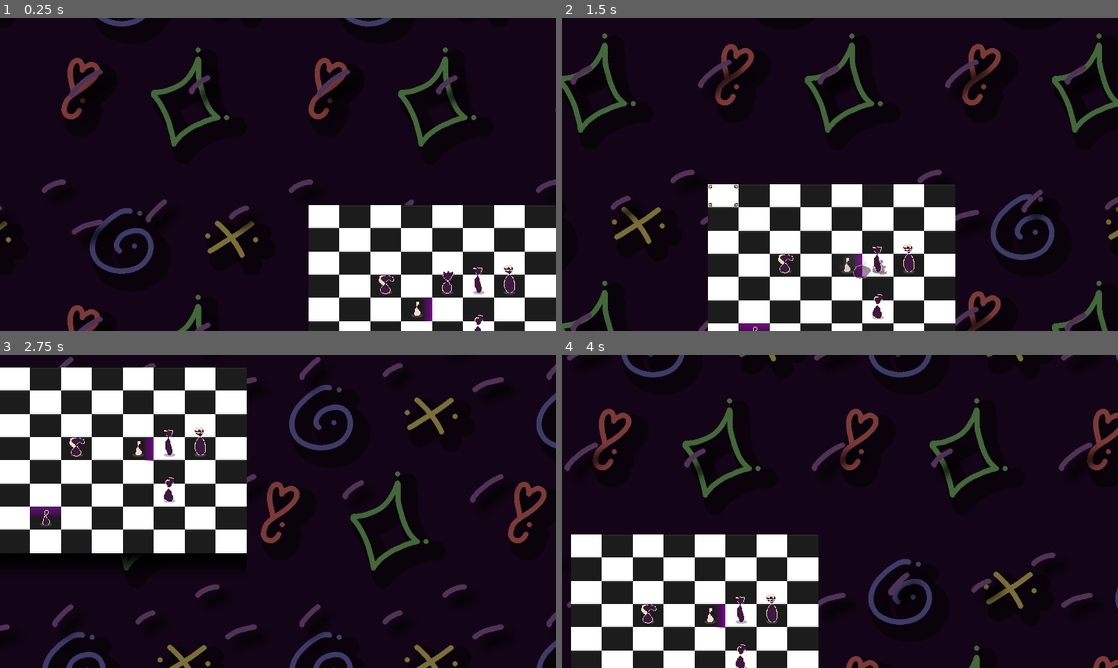
Above: before the commit, frames 1-4 (two rows, left to right).
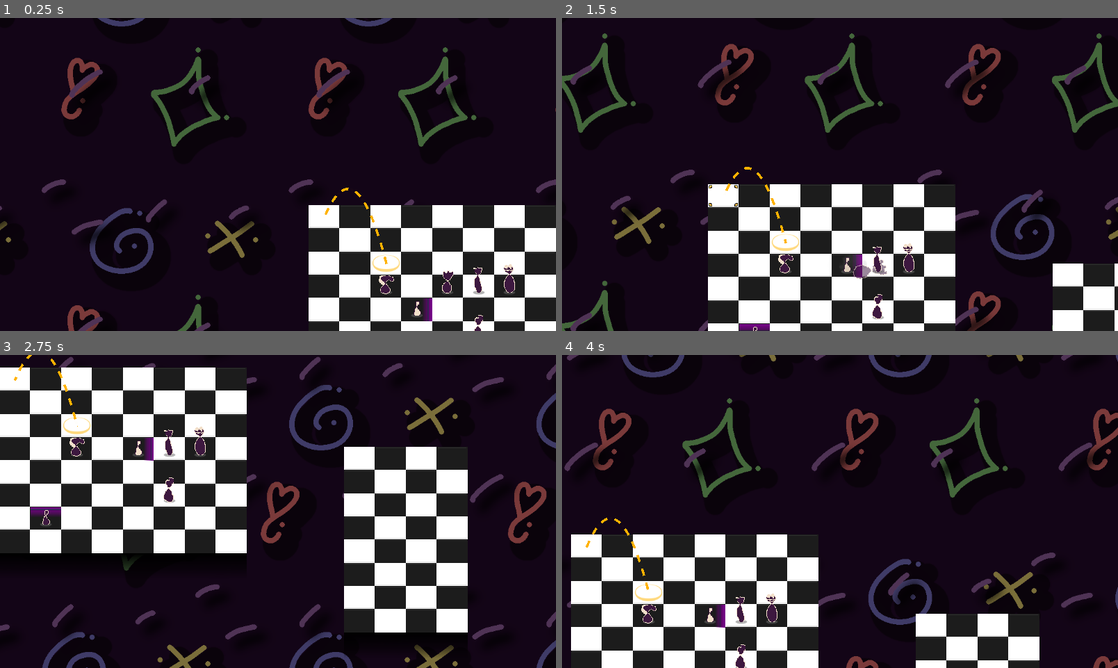
Above: after the commit, the same moments.

Repository: IAmNotIsaac/gwj-73
Game: Godot game, scene res://scenes/world.tscn
Same seed, same stepped clock (60 frames per second), same inputs: the game is played once before the commit and once after it.
Inputs (mouse positions are in pixels of both pictures, inside the frame that each line leads up to):
- Up to frame 1 (0.25 s): no input
- Up to frame 2 (1.5 s): tap Enter (ui_accept) at 0.5, 0.77 s; move the mouse to (873, 205) at 0.52 s; hold D (move_right) 0.53-1.28 s; click (873, 205) at 0.67 s; move the mouse to (728, 190) at 1.27 s; hold S (move_down) from 1.28 s (still down)
- Up to frame 3 (2.75 s): tap Enter (ui_accept) at 1.52 s; move the mouse to (333, 442) at 2.02 s; release S (move_down) at 2.03 s; hold D (move_right) from 2.03 s (still down)
- Up to frame 4 (4 s): move the mouse to (812, 574) at 2.77 s; release D (move_right) at 2.78 s; hold W (move_up) 2.78-3.53 s; click (812, 574) at 2.92 s; tap Enter (ui_accept) at 3.02, 3.77 s; move the mouse to (1006, 558) at 3.52 s; hold A (move_left) from 3.53 s (still down)

The runs differ from the first frame. In frame 1, 0.2% of the frame differs, in the area x 58-72%, y 54-82%; in frame 2, 1.9%; in frame 3, 8.8%, in the area x 2-85%, y 0-96%; in frame 4, 2.5%.

Commit message:
create board interface

Diff:
--- /dev/null
+++ b/assets/textures/interface_land.svg
@@ -0,0 +1,65 @@
+<?xml version="1.0" encoding="UTF-8" standalone="no"?>
+<!-- Created with Inkscape (http://www.inkscape.org/) -->
+
+<svg
+   width="64"
+   height="48"
+   viewBox="0 0 16.933333 12.7"
+   version="1.1"
+   id="svg1"
+   inkscape:version="1.3.2 (091e20ef0f, 2023-11-25)"
+   sodipodi:docname="interface_land.svg"
+   xmlns:inkscape="http://www.inkscape.org/namespaces/inkscape"
+   xmlns:sodipodi="http://sodipodi.sourceforge.net/DTD/sodipodi-0.dtd"
+   xmlns="http://www.w3.org/2000/svg"
+   xmlns:svg="http://www.w3.org/2000/svg">
+  <sodipodi:namedview
+     id="namedview1"
+     pagecolor="#505050"
+     bordercolor="#eeeeee"
+     borderopacity="1"
+     inkscape:showpageshadow="0"
+     inkscape:pageopacity="0"
+     inkscape:pagecheckerboard="0"
+     inkscape:deskcolor="#505050"
+     inkscape:document-units="mm"
+     showgrid="true"
+     inkscape:zoom="12.072839"
+     inkscape:cx="32.593824"
+     inkscape:cy="28.535126"
+     inkscape:window-width="1920"
+     inkscape:window-height="1095"
+     inkscape:window-x="0"
+     inkscape:window-y="0"
+     inkscape:window-maximized="1"
+     inkscape:current-layer="layer1">
+    <inkscape:grid
+       id="grid1"
+       units="mm"
+       originx="0"
+       originy="0"
+       spacingx="0.125"
+       spacingy="0.125"
+       empcolor="#0099e5"
+       empopacity="0.30196078"
+       color="#0099e5"
+       opacity="0.14901961"
+       empspacing="5"
+       dotted="false"
+       gridanglex="30"
+       gridanglez="30"
+       visible="true" />
+  </sodipodi:namedview>
+  <defs
+     id="defs1" />
+  <g
+     inkscape:label="Layer 1"
+     inkscape:groupmode="layer"
+     id="layer1">
+    <path
+       id="path1"
+       style="fill:#ffb300;fill-opacity:0.501961;stroke-width:0.264583;stroke-linecap:round;stroke-linejoin:bevel"
+       d="M 8.5002563,1.75 C 4.3580379,1.7498715 0.99999714,3.2123732 0.99993896,6.25 0.99999747,9.2876267 4.3580381,11.000129 8.5002563,11 12.642273,10.999919 15.999998,9.2874787 16.000057,6.25 15.999999,3.2125211 12.642273,1.7500807 8.5002563,1.75 Z m 0,0.125 C 12.090044,1.8750529 15.499987,3.5147623 15.5,6 15.499987,8.4852375 12.090044,9.5000854 8.5002563,9.5001383 4.9102671,9.5002833 1.5000133,8.4853772 1.5,6 1.5000129,3.5146226 4.9102668,1.8748553 8.5002563,1.875 Z"
+       sodipodi:nodetypes="cccccccccc" />
+  </g>
+</svg>
--- /dev/null
+++ b/scenes/instantiables/board_interface.gd
@@ -0,0 +1,63 @@
+@tool
+extends Node
+
+
+@export var grid_position: Vector2i:
+	set(v):
+		grid_position = v
+		_update_parabola()
+@export_subgroup("to_")
+@export var to_board: Board:
+	set(v):
+		to_board = v
+		_update_parabola()
+@export var to_grid_position: Vector2i:
+	set(v):
+		to_grid_position = v
+		_update_parabola()
+
+var _unlocked := false
+
+@onready var _parabola := $ParabolaLine2D
+@onready var _line_back := $LineBack
+@onready var _line_active := $LineActive
+@onready var _land := $InterfaceLand
+
+
+func _ready() -> void:
+	_update_parabola()
+
+
+func _enter_tree() -> void:
+	_update_parabola()
+
+
+func _update_parabola() -> void:
+	if not is_node_ready():
+		await ready
+
+	if get_parent() is not Board:
+		printerr("BoardInterface expects parent to be a Board")
+		return
+
+	var ts := Vector2(Board.TILE_WIDTH, Board.TILE_HEIGHT)
+	var from: Vector2 = get_parent().position + Vector2(grid_position) * ts + ts * 0.5
+	var to: Vector2 = to_board.position + Vector2(to_grid_position) * ts + ts * 0.5
+	to -= from
+
+	_parabola.position = from
+	_parabola.target_position = to
+	_line_back.position = from
+	_line_active.position = from
+	_land.position = from + to
+
+
+func unlock() -> void:
+	if _unlocked:
+		return
+	_unlocked = true
+
+	for p in _parabola._line.points:
+		_line_back.add_point(p)
+		_line_active.add_point(p)
+		await get_tree().create_timer(0.005).timeout
--- /dev/null
+++ b/scenes/instantiables/board_interface.tscn
@@ -0,0 +1,56 @@
+[gd_scene load_steps=11 format=3 uid="uid://drcui3tw3c1k"]
+
+[ext_resource type="Script" path="res://scenes/instantiables/board_interface.gd" id="1_nn17t"]
+[ext_resource type="Shader" path="res://shaders/uv_cycler.gdshader" id="2_1ay55"]
+[ext_resource type="Script" path="res://src/parabola_line.gd" id="2_ak216"]
+[ext_resource type="Shader" path="res://shaders/color_cycler.gdshader" id="2_ndiio"]
+[ext_resource type="Texture2D" uid="uid://biff00oindb7a" path="res://assets/textures/dash_1_1.png" id="3_um7py"]
+[ext_resource type="Texture2D" uid="uid://c2ydygtoe4j3s" path="res://assets/textures/interface_land.svg" id="5_doa8v"]
+
+[sub_resource type="Gradient" id="Gradient_yj2t3"]
+offsets = PackedFloat32Array(0, 0.5, 1)
+colors = PackedColorArray(0.77084, 0.770839, 0.770839, 1, 0.129558, 0.129559, 0.129558, 1, 0.772549, 0.772549, 0.772549, 1)
+
+[sub_resource type="GradientTexture2D" id="GradientTexture2D_7ykyr"]
+gradient = SubResource("Gradient_yj2t3")
+
+[sub_resource type="ShaderMaterial" id="ShaderMaterial_3iudn"]
+shader = ExtResource("2_ndiio")
+shader_parameter/direction = Vector2(1, 1)
+shader_parameter/tex = SubResource("GradientTexture2D_7ykyr")
+
+[sub_resource type="ShaderMaterial" id="ShaderMaterial_3omb4"]
+shader = ExtResource("2_1ay55")
+shader_parameter/color = Color(1, 0.7, 0, 1)
+shader_parameter/direction = Vector2(1, 1)
+
+[node name="BoardInterface" type="Node"]
+script = ExtResource("1_nn17t")
+
+[node name="LineBack" type="Line2D" parent="."]
+material = SubResource("ShaderMaterial_3iudn")
+width = 9.0
+begin_cap_mode = 2
+end_cap_mode = 2
+
+[node name="LineActive" type="Line2D" parent="."]
+width = 4.0
+default_color = Color(0.716152, 0, 0.374822, 1)
+begin_cap_mode = 2
+end_cap_mode = 2
+
+[node name="ParabolaLine2D" type="Node2D" parent="."]
+texture_filter = 1
+texture_repeat = 2
+material = SubResource("ShaderMaterial_3omb4")
+script = ExtResource("2_ak216")
+target_position = Vector2(500, 0)
+amplitude = 100.0
+detail = 50
+width = 5.0
+texture = ExtResource("3_um7py")
+begin_cap_mode = 2
+end_cap_mode = 2
+
+[node name="InterfaceLand" type="Sprite2D" parent="."]
+texture = ExtResource("5_doa8v")
--- a/scenes/world.tscn
+++ b/scenes/world.tscn
@@ -6,6 +6,7 @@
 [ext_resource type="Script" path="res://src/board.gd" id="2_qor4q"]
 [ext_resource type="Script" path="res://src/ai_controller.gd" id="5_pufvl"]
 [ext_resource type="Script" path="res://src/turn_manager.gd" id="6_vm1tm"]
+[ext_resource type="PackedScene" uid="uid://drcui3tw3c1k" path="res://scenes/instantiables/board_interface.tscn" id="7_mg0yf"]
 
 [node name="World" type="Node2D"]
 y_sort_enabled = true
@@ -26,6 +27,10 @@
 [node name="Board" type="Node2D" parent="."]
 position = Vector2(64, 64)
 script = ExtResource("2_qor4q")
+
+[node name="BoardInterface" parent="Board" node_paths=PackedStringArray("to_board") instance=ExtResource("7_mg0yf")]
+to_board = NodePath("..")
+to_grid_position = Vector2i(2, 2)
 
 [node name="Piece" parent="." node_paths=PackedStringArray("board") instance=ExtResource("1_k4efd")]
 position = Vector2(288, 304)
@@ -73,3 +78,8 @@
 type = 6
 grid_position = Vector2i(6, 3)
 board = NodePath("../Board")
+
+[node name="Board2" type="Node2D" parent="."]
+position = Vector2(778, 228)
+script = ExtResource("2_qor4q")
+size = Vector2i(4, 8)
--- /dev/null
+++ b/shaders/color_cycler.gdshader
@@ -0,0 +1,10 @@
+shader_type canvas_item;
+
+uniform sampler2D tex;
+uniform vec2 direction = vec2(1.0, 1.0);
+
+void fragment() {
+	vec2 uv = UV - direction * TIME;
+	uv = fract(uv);
+	COLOR = texture(tex, uv);
+}
--- a/shaders/uv_cycler.gdshader
+++ b/shaders/uv_cycler.gdshader
@@ -4,5 +4,5 @@
 uniform vec2 direction = vec2(1.0, 1.0);
 
 void fragment() {
-	COLOR = texture(TEXTURE, UV + direction * TIME) * color;
+	COLOR = texture(TEXTURE, UV - direction * TIME) * color;
 }
Not shown, added: assets/textures/interface_land.svg.import
Not shown: 1 places in scenes/world.tscn that only renumber resources
